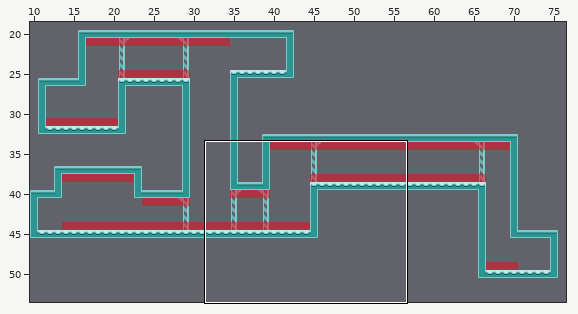
Tiled map (JSON): assets/jsons/levels/level4.json. The first picture is a wide view before the edit; the outline marks the close-up.
Close-up. Before:
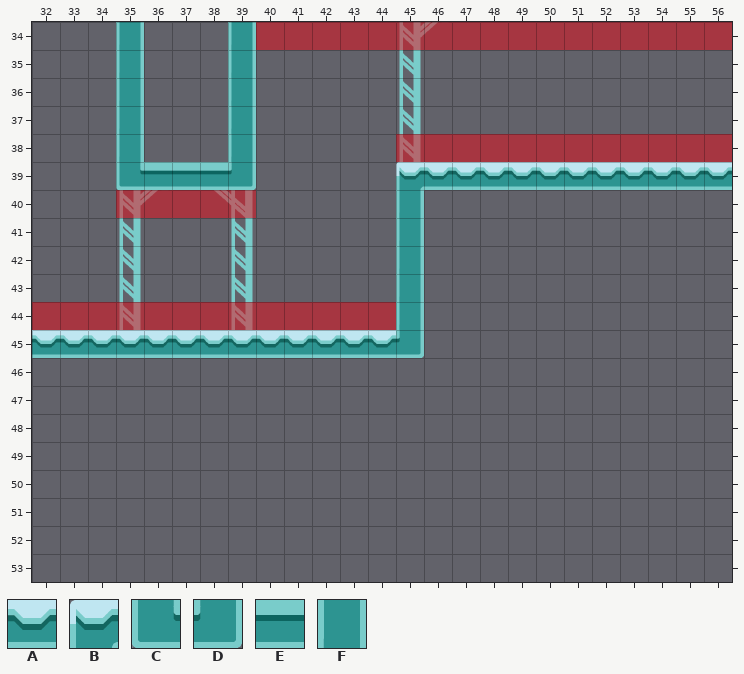
Cells are 64x64 px. Shown: x 32..56, y 34..53. The commit also changed other parts of the map, which this record leaves out.
Key: from "terrain": A 2 "terrain", B 4 "terrain", C 15 "terrain", D 16 "terrain", E 20 "terrain", F 22 "terrain".
_ is an empty cell.
Layers that did not change in this view are not listed.
Layer "Terrain" before, first column x 32:
34 ___F___F_________________
35 ___F___F_________________
36 ___F___F_________________
37 ___F___F_________________
38 ___F___F_________________
39 ___CEEED_____BAAAAAAAAAAA
40 _____________F___________
41 _____________F___________
42 _____________F___________
43 _____________F___________
44 _____________F___________
45 AAAAAAAAAAAAAD___________
46 _________________________
47 _________________________
48 _________________________
49 _________________________
50 _________________________
51 _________________________
52 _________________________
53 _________________________
New version:
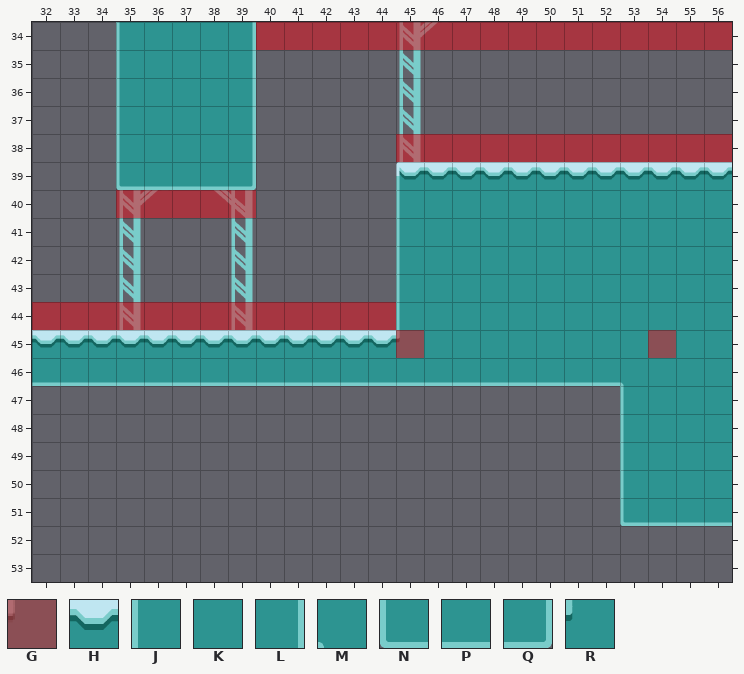
Further tiles: from "board": G 2 "board_floor"; from "terrain": H 13 "terrain", J 23 "terrain", K 24 "terrain", L 25 "terrain", M 29 "terrain", N 34 "terrain", P 35 "terrain", Q 36 "terrain", R 40 "terrain".
Tiles of an added or newly shown layer are drawn over the layers below it.
See-through tiles are keyed as they look on the map.
The edit:
Layer "Terrain":
y 34..38: x 35..39 F___F -> JKKKL
y 39: x 35..39 CEEED -> NPPPQ; x 46..56 AAAAAAAAAAA -> HHHHHHHHHHH
y 40..44: x 45..56 F___________ -> JKKKKKKKKKKK
y 45: x 32..56 AAAAAAAAAAAAAD___________ -> HHHHHHHHHHHHHRKKKKKKKKKKK
y 46: x 32..56 _________________________ -> PPPPPPPPPPPPPPPPPPPPPMKKK
y 47..50: x 53..56 ____ -> JKKK
y 51: x 53..56 ____ -> NPPP
Layer "Corners" (added):
y 45: x 45 _ -> G; x 54 _ -> G
Where, in picture pixels (left, top, right, bottom), the same in both close-ups:
changed: (32, 22, 732, 526)
